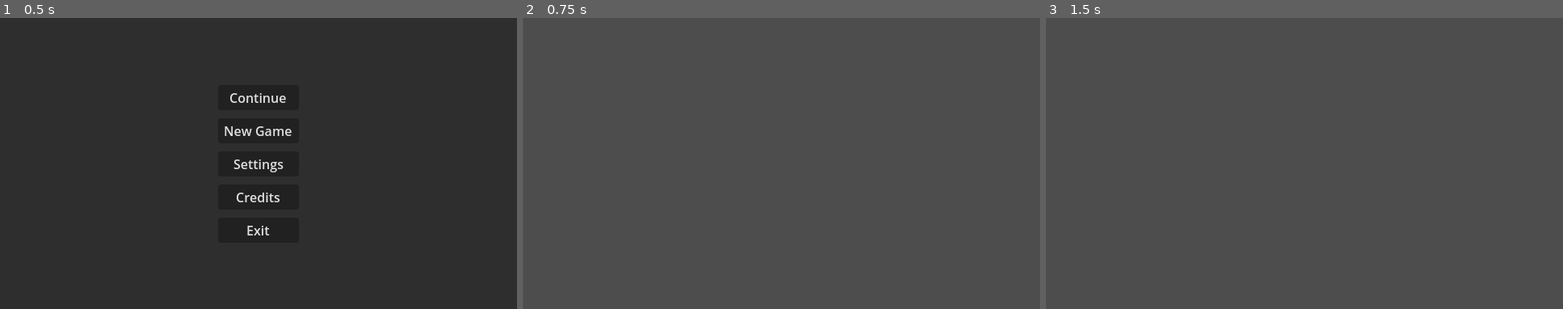
Above: before the commit, frames 1-3 (left to right).
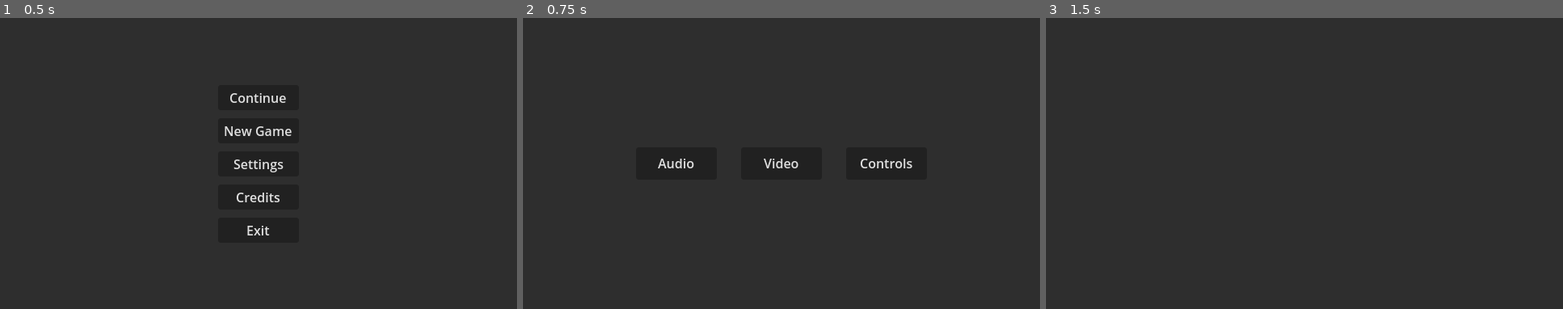
Above: after the commit, the same moments.

Repository: GitterRitter/Ashes-To-Ash
Game: Godot game, scene res://scenes/start.tscn
Same seed, same stepped clock (60 frames per second), same inputs: the game is played once before the commit and once after it.
Inputs (mouse positions are in pixels of both pictures, inside the frame that each line leads up to):
- Up to frame 1 (0.5 s): no input
- Up to frame 2 (0.75 s): click "Settings" at 0.5 s
- Up to frame 3 (1.5 s): click (1201, 163) at 1.25 s, where only the run after the commit has a clickable "Audio"

Frame 1 is identical in both runs. In frame 2, 100% of the frame differs, in the area x 0-100%, y 0-100%; in frame 3, 100%.

Commit message:
feat: created audio, video and controls scene and buttons that link to it #6

Diff:
--- a/ashes-to-ash--a-poacher's-tale/scenes/settings.tscn
+++ /dev/null
@@ -1,9 +0,0 @@
-[gd_scene format=3 uid="uid://bal7j02nwnm4i"]
-
-[node name="Settings" type="Control"]
-layout_mode = 3
-anchors_preset = 15
-anchor_right = 1.0
-anchor_bottom = 1.0
-grow_horizontal = 2
-grow_vertical = 2
--- /dev/null
+++ b/ashes-to-ash--a-poacher's-tale/scenes/settings/audio.tscn
@@ -0,0 +1,17 @@
+[gd_scene load_steps=2 format=3 uid="uid://mo0x1irdbgmr"]
+
+[sub_resource type="StyleBoxFlat" id="StyleBoxFlat_1v7tl"]
+bg_color = Color(0.17881, 0.17881, 0.17881, 1)
+
+[node name="Audio" type="Control"]
+layout_mode = 3
+anchors_preset = 15
+anchor_right = 1.0
+anchor_bottom = 1.0
+grow_horizontal = 2
+grow_vertical = 2
+
+[node name="Panel" type="Panel" parent="."]
+offset_right = 640.0
+offset_bottom = 360.0
+theme_override_styles/panel = SubResource("StyleBoxFlat_1v7tl")
--- /dev/null
+++ b/ashes-to-ash--a-poacher's-tale/scenes/settings/controls.tscn
@@ -0,0 +1,9 @@
+[gd_scene format=3 uid="uid://dr13ob46a0bee"]
+
+[node name="Controls" type="Control"]
+layout_mode = 3
+anchors_preset = 15
+anchor_right = 1.0
+anchor_bottom = 1.0
+grow_horizontal = 2
+grow_vertical = 2
--- /dev/null
+++ b/ashes-to-ash--a-poacher's-tale/scenes/settings/settings.tscn
@@ -0,0 +1,54 @@
+[gd_scene load_steps=3 format=3 uid="uid://bal7j02nwnm4i"]
+
+[ext_resource type="Script" uid="uid://bb2njj3hcbn1n" path="res://scripts/settings.gd" id="1_26ncd"]
+
+[sub_resource type="StyleBoxFlat" id="StyleBoxFlat_rnmoi"]
+bg_color = Color(0.17881, 0.17881, 0.17881, 1)
+
+[node name="Settings" type="Control" node_paths=PackedStringArray("audio_button", "video_button", "controls_button")]
+layout_mode = 3
+anchors_preset = 15
+anchor_right = 1.0
+anchor_bottom = 1.0
+grow_horizontal = 2
+grow_vertical = 2
+script = ExtResource("1_26ncd")
+audio_button = NodePath("Panel/HBoxContainer/AudioButton")
+video_button = NodePath("Panel/HBoxContainer/VideoButton")
+controls_button = NodePath("Panel/HBoxContainer/ControlsButton")
+
+[node name="Panel" type="Panel" parent="."]
+offset_right = 640.0
+offset_bottom = 360.0
+theme_override_styles/panel = SubResource("StyleBoxFlat_rnmoi")
+
+[node name="HBoxContainer" type="HBoxContainer" parent="Panel"]
+layout_mode = 1
+anchors_preset = 8
+anchor_left = 0.5
+anchor_top = 0.5
+anchor_right = 0.5
+anchor_bottom = 0.5
+offset_left = -154.0
+offset_top = -20.0
+offset_right = 154.0
+offset_bottom = 20.0
+grow_horizontal = 2
+grow_vertical = 2
+theme_override_constants/separation = 30
+
+[node name="AudioButton" type="Button" parent="Panel/HBoxContainer"]
+custom_minimum_size = Vector2(100, 30)
+layout_mode = 2
+text = "Audio
+"
+
+[node name="VideoButton" type="Button" parent="Panel/HBoxContainer"]
+custom_minimum_size = Vector2(100, 30)
+layout_mode = 2
+text = "Video"
+
+[node name="ControlsButton" type="Button" parent="Panel/HBoxContainer"]
+custom_minimum_size = Vector2(100, 30)
+layout_mode = 2
+text = "Controls"
--- /dev/null
+++ b/ashes-to-ash--a-poacher's-tale/scenes/settings/video.tscn
@@ -0,0 +1,9 @@
+[gd_scene format=3 uid="uid://ftotp0bnme8u"]
+
+[node name="Video" type="Control"]
+layout_mode = 3
+anchors_preset = 15
+anchor_right = 1.0
+anchor_bottom = 1.0
+grow_horizontal = 2
+grow_vertical = 2
--- /dev/null
+++ b/ashes-to-ash--a-poacher's-tale/scripts/settings.gd
@@ -0,0 +1,20 @@
+extends Node
+
+@export var audio_button : Button
+@export var video_button : Button
+@export var controls_button : Button
+
+func _ready():
+	audio_button.pressed.connect(on_audio_button_pressed)
+	video_button.pressed.connect(on_new_game_button_pressed)
+	controls_button.pressed.connect(on_settings_button_pressed)
+
+
+func on_audio_button_pressed():
+	SceneLoader.change_scene("res://scenes/settings/audio.tscn")
+
+func on_new_game_button_pressed():
+	SceneLoader.change_scene("res://scenes/settings/video.tscn")
+
+func on_settings_button_pressed():
+	SceneLoader.change_scene("res://scenes/settings/controls.tscn")
--- a/ashes-to-ash--a-poacher's-tale/scripts/start_scene.gd
+++ b/ashes-to-ash--a-poacher's-tale/scripts/start_scene.gd
@@ -20,7 +20,7 @@
 	SceneLoader.change_scene("res://scenes/new_game.tscn")
 
 func on_settings_button_pressed():
-	SceneLoader.change_scene("res://scenes/settings.tscn")
+	SceneLoader.change_scene("res://scenes/settings/settings.tscn")
 
 func on_credits_button_pressed():
 	SceneLoader.change_scene("res://scenes/credits.tscn")
Not shown, removed: ashes-to-ash--a-poacher's-tale/addons/gut/GutScene.tscn
Not shown, removed: ashes-to-ash--a-poacher's-tale/addons/gut/UserFileViewer.tscn
Not shown, removed: ashes-to-ash--a-poacher's-tale/addons/gut/fonts/AnonymousPro-Bold.ttf.import
Not shown, removed: ashes-to-ash--a-poacher's-tale/addons/gut/fonts/AnonymousPro-BoldItalic.ttf.import
Not shown, removed: ashes-to-ash--a-poacher's-tale/addons/gut/fonts/AnonymousPro-Italic.ttf.import
Not shown, removed: ashes-to-ash--a-poacher's-tale/addons/gut/fonts/AnonymousPro-Regular.ttf.import
Not shown, removed: ashes-to-ash--a-poacher's-tale/addons/gut/fonts/CourierPrime-Bold.ttf.import
Not shown, removed: ashes-to-ash--a-poacher's-tale/addons/gut/fonts/CourierPrime-BoldItalic.ttf.import
Not shown, removed: ashes-to-ash--a-poacher's-tale/addons/gut/fonts/CourierPrime-Italic.ttf.import
Not shown, removed: ashes-to-ash--a-poacher's-tale/addons/gut/fonts/CourierPrime-Regular.ttf.import
Not shown, removed: ashes-to-ash--a-poacher's-tale/addons/gut/fonts/LobsterTwo-Bold.ttf.import
Not shown, removed: ashes-to-ash--a-poacher's-tale/addons/gut/fonts/LobsterTwo-BoldItalic.ttf.import
(and 228 more such lines)
